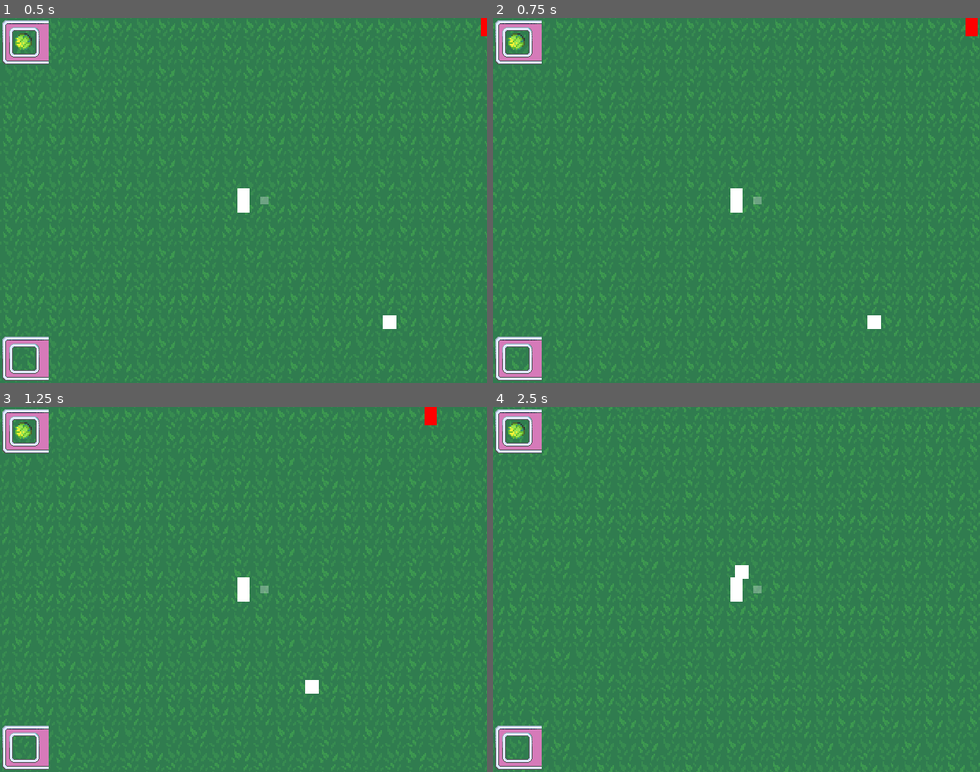
Above: before the commit, frames 1-4 (two rows, left to right).
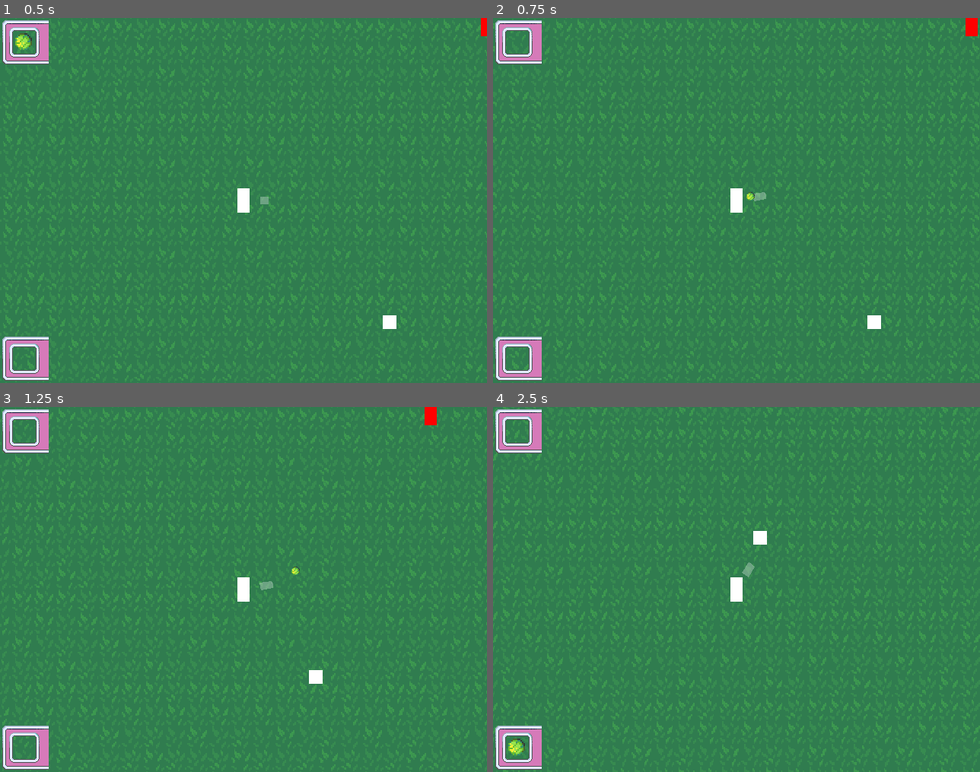
Above: after the commit, the same moments.

Repository: nullportal/dog-and-ball
Game: Godot game, scene res://Game.tscn
Same seed, same stepped clock (60 frames per second), same inputs: the game is played once before the commit and once after it.
Inputs (mouse positions are in pixels of both pictures, inside the frame that each line leads up to):
- Up to frame 1 (0.5 s): no input
- Up to frame 2 (0.75 s): tap Enter at 0.5 s; move the mouse to (843, 182) at 0.52 s; hold Right (ui_right) from 0.53 s (still down); click (843, 182) at 0.6 s
- Up to frame 3 (1.25 s): keep holding Right (ui_right)
- Up to frame 4 (2.5 s): move the mouse to (639, 607) at 1.27 s; release Right (ui_right) at 1.28 s; hold Down (ui_down) 1.28-2.03 s; click (639, 607) at 1.35 s; move the mouse to (785, 509) at 2.02 s; hold Right (ui_right) from 2.03 s (still down); click (785, 509) at 2.1 s

Frame 1 is identical in both runs. In frame 2, 0.2% of the frame differs, in the area x 3-57%, y 4-52%; in frame 3, 0.4%; in frame 4, 11%, in the area x 0-100%, y 0-100%.

Commit message:
Add mouse input

Diff:
--- a/Entities/Player/Player.gd
+++ b/Entities/Player/Player.gd
@@ -43,7 +43,7 @@
 			emit_signal('MOVED', self.global_position)
 
 func _input(event):
-	if event is InputEventJoypadMotion:
+	if event is InputEventMouseMotion || event is InputEventJoypadMotion:
 		self.aim_vec = reticle.aim_reticle(event)
 
 func move_state(delta):
--- a/UI/Reticle.gd
+++ b/UI/Reticle.gd
@@ -3,10 +3,22 @@
 export var MAX_DISTANCE = 5
 
 func aim_reticle(event):
-	if event is InputEventJoypadMotion:
+	if event is InputEventMouseMotion:
+		return _aim_mouse_reticle()
+	elif event is InputEventJoypadMotion:
 		return _aim_joy_reticle()
 	else:
 		assert(false, 'Unknown input event %s' % event)
+
+func _aim_mouse_reticle():
+	var mpos = get_global_mouse_position()
+	var ppos = self.get_parent().global_position
+	var mvec = Vector2(
+		mpos.x - ppos.x,
+		mpos.y - ppos.y
+	).normalized()
+
+	return _update_reticle(mvec)
 
 func _aim_joy_reticle():
 	var joy_left = Input.get_action_strength("aim_right") - Input.get_action_strength("aim_left")
--- a/project.godot
+++ b/project.godot
@@ -89,6 +89,7 @@
 throw={
 "deadzone": 0.5,
 "events": [ Object(InputEventJoypadButton,"resource_local_to_scene":false,"resource_name":"","device":0,"button_index":5,"pressure":0.0,"pressed":false,"script":null)
+, Object(InputEventMouseButton,"resource_local_to_scene":false,"resource_name":"","device":0,"alt":false,"shift":false,"control":false,"meta":false,"command":false,"button_mask":0,"position":Vector2( 0, 0 ),"global_position":Vector2( 0, 0 ),"factor":1.0,"button_index":1,"pressed":false,"doubleclick":false,"script":null)
  ]
 }
 
